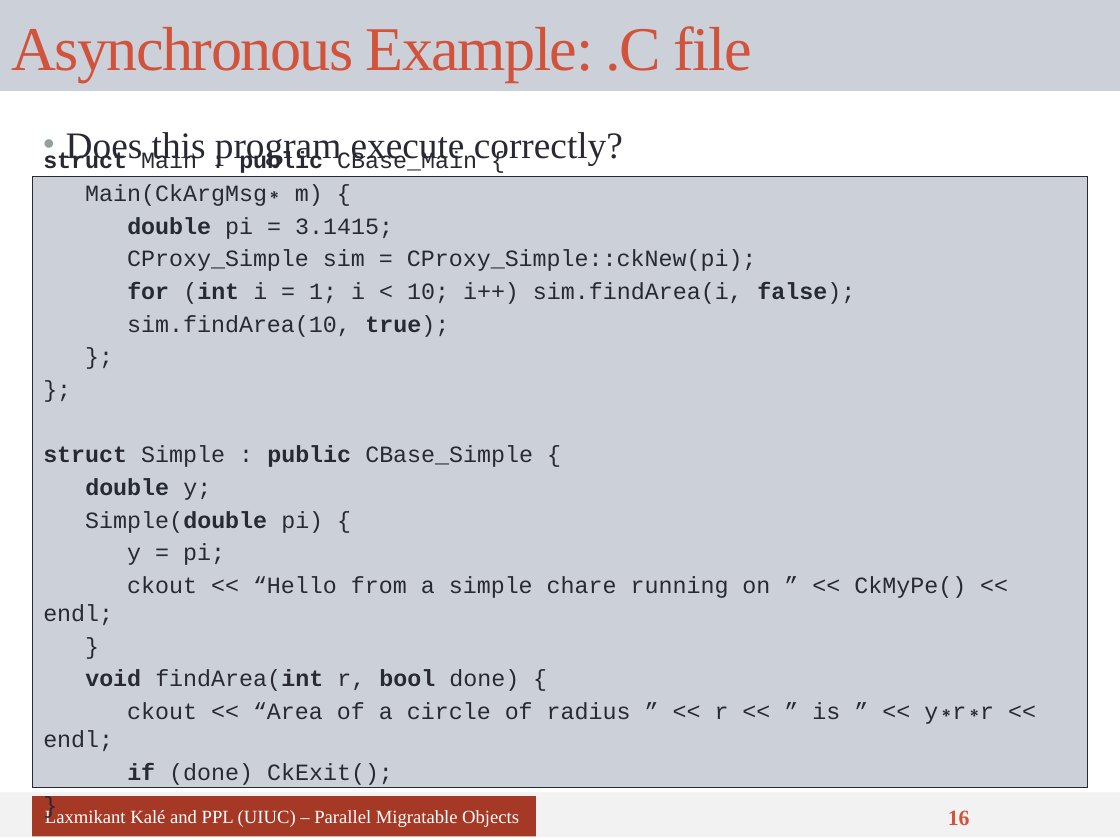
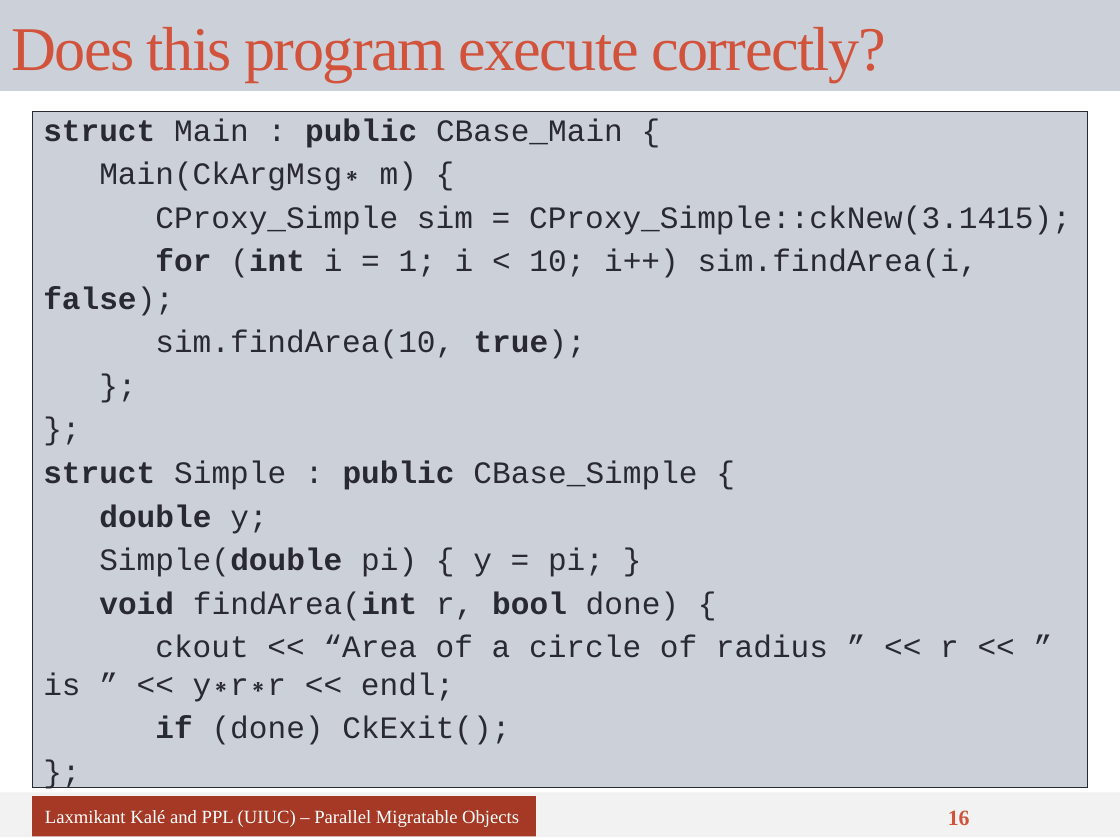
Before and after one commit to UIUC-PPL/charm_tutorial, a slide deck: slide 16 of tutorial-04-charm_basics.pptx. Drawn at 1120x840 pixels with LibreOffice and Linux fonts; fonts in the diff are those of the drawing. Boxes give left, top, right and bottom in pixels: in the first picture for what was removed or moved away, otherwise in the second. Text is boxed around its words. In the diff, an @@ line names an element or a change of style, - is before the commit and + after.

```diff
--- a/tutorial-04-charm_basics.pptx
+++ b/tutorial-04-charm_basics.pptx
@@ title at [11,27,886,82]: text changed @@
-Asynchronous Example: .C file
+Does this program execute correctly?
@@ text at [32,112,1088,787]: text changed; size 15 to 20 pt @@
-}
+};
@@ text "struct Main : public CBase_Main ...": place and size @@
-text "struct Main : public CBase_Main ..." at [32,176,1088,786]
+text "struct Main : public CBase_Main ..." at [32,112,1088,787]
@@ text at [43,118,978,745]: size 15 to 20 pt in "struct Main : public CBase_Main {", "Main(CkArgMsg∗ m) {", "for (int i = 1; i < ...", "sim.findArea(10, true);" and 7 more places; more space between paragraphs @@
@@ text removed at [66,132,623,165] @@
-• Does this program execute correctly?
@@ text at [155,205,1071,235]: text changed; size 15 to 20 pt @@
-double pi = 3.1415;
-CProxy_Simple sim = CProxy_Simple::ckNew(pi);
+CProxy_Simple sim = CProxy_Simple::ckNew(3.1415);
@@ text at [99,548,604,577]: text changed; size 15 to 20 pt @@
-Simple(double pi) {
-y = pi;
-ckout << “Hello from a simple chare running on ” << CkMyPe() << endl;
-}
+Simple(double pi) { y = pi; }
```
Also in this commit, not shown: 14 other slides changed.
